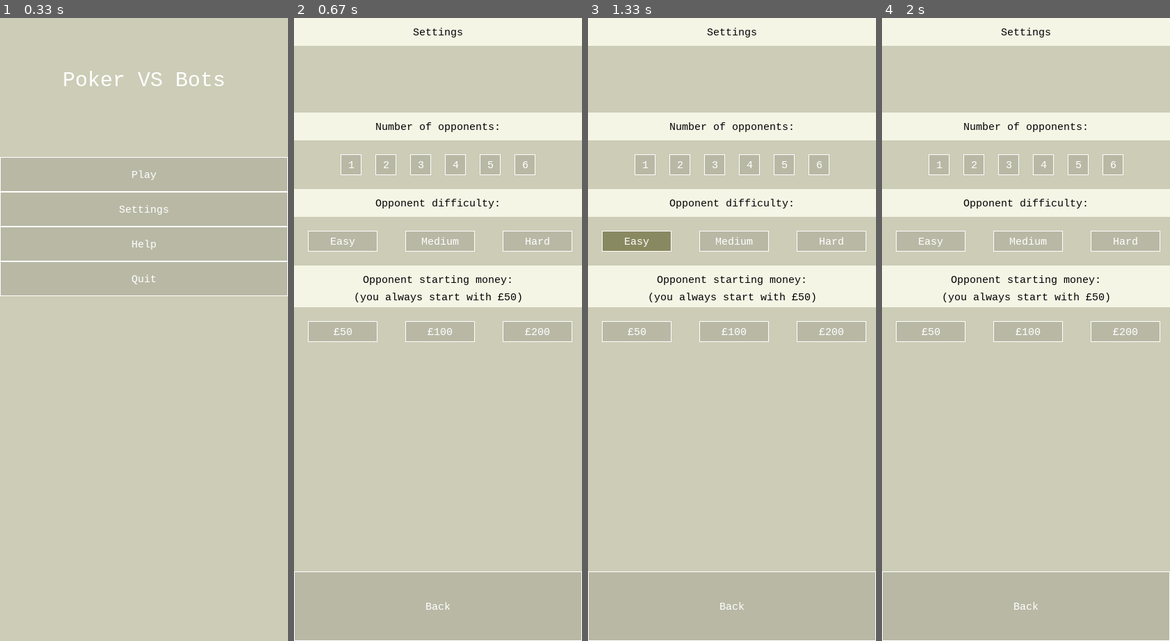
Above: before the commit, frames 1-4 (left to right).
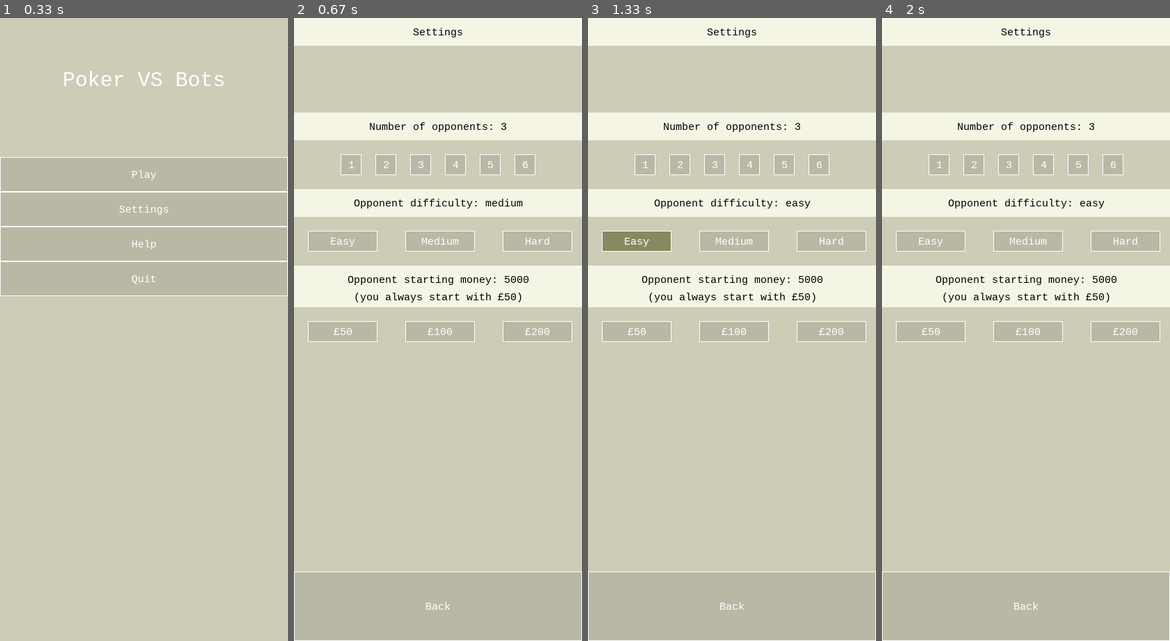
Above: after the commit, the same moments.

Repository: jmsyuen/nea
Game: pygame game, started from pygametest.py
Two runs of this game, one before a commit and one after it. Both use one fixed random seed, a clock stepped at 60 frames per second and the inputs below.
Inputs (mouse positions are in pixels of both pictures, inside the frame that each line leads up to):
- Up to frame 1 (0.33 s): no input
- Up to frame 2 (0.67 s): click "Settings" at 0.38 s
- Up to frame 3 (1.33 s): click (662, 335) at 0.88 s; click (642, 236) at 1.22 s
- Up to frame 4 (2 s): click (1129, 547) at 1.55 s

Frame 1 is identical in both runs. In frame 2, 1.0% of the frame differs, in the area x 18-82%, y 16-43%; in frame 3, 1.0%; in frame 4, 1.0%.

Commit message:
settings page finished indicated settings to show defaults and updates to show when pressed all settings buttons work

Diff:
--- a/pygametest.py
+++ b/pygametest.py
@@ -33,8 +33,11 @@
     self.button_border_colour = self.WHITE
     self.button_border_width = 1
 
+    #default values
     self.menu = "main menu"
-
+    self.opponents = 3
+    self.bot_starting_chips = 5000
+    self.difficulty = "medium"
 
     # start pygame window
     self.screen = pygame.display.set_mode((self.WIDTH, self.HEIGHT))
@@ -155,8 +158,22 @@
   def set_6_opponents(self):
     self.opponents = 6
 
-  def GetOpponents(self):
-    return self.opponents
+  def set_easy_difficulty(self):
+    self.difficulty = "easy"
+  def set_medium_difficulty(self):
+    self.difficulty = "medium"
+  def set_hard_difficulty(self):
+    self.difficulty = "hard"
+
+  def set_5000_chips(self):
+    self.bot_starting_chips = 5000
+  def set_10000_chips(self):
+    self.bot_starting_chips = 10000
+  def set_20000_chips(self):
+    self.bot_starting_chips = 20000
+
+  def GetSettings(self):
+    return self.opponents, self.difficulty, self.bot_starting_chips
 
 
   def quit(self):
@@ -176,7 +193,6 @@
     pygame.display.flip()
 
 
-
   def help(self):
     self.menu = "help"
     self.ClearScreen()
@@ -194,7 +210,7 @@
     self.draw_button("Back", self.LIGHT_GREY, 0, self.HEIGHT - 100, 414, 100, self.MainMenu)
 
     #number of opponents
-    self.draw_text_box("Number of opponents:", self.BLACK, self.IVORY, 15, 0, self.HEIGHT - 760, 414, 40)
+    self.draw_text_box(f"Number of opponents: {self.opponents}", self.BLACK, self.IVORY, 15, 0, self.HEIGHT - 760, 414, 40)
     self.draw_button("1", self.LIGHT_GREY, 67, self.HEIGHT - 700, 30, 30, self.set_1_opponents)
     self.draw_button("2", self.LIGHT_GREY, 117, self.HEIGHT - 700, 30, 30, self.set_2_opponents)
     self.draw_button("3", self.LIGHT_GREY, 167, self.HEIGHT - 700, 30, 30, self.set_3_opponents)
@@ -202,16 +218,16 @@
     self.draw_button("5", self.LIGHT_GREY, 267, self.HEIGHT - 700, 30, 30, self.set_5_opponents)
     self.draw_button("6", self.LIGHT_GREY, 317, self.HEIGHT - 700, 30, 30, self.set_6_opponents)
     #bot difficulty
-    self.draw_text_box("Opponent difficulty:", self.BLACK, self.IVORY, 15, 0, self.HEIGHT - 650, 414, 40)
-    self.draw_button("Easy", self.LIGHT_GREY, 20, self.HEIGHT - 590, 100, 30, self.blank)
-    self.draw_button("Medium", self.LIGHT_GREY, 160, self.HEIGHT - 590, 100, 30, self.blank)
-    self.draw_button("Hard", self.LIGHT_GREY, 300, self.HEIGHT - 590, 100, 30, self.blank)
+    self.draw_text_box(f"Opponent difficulty: {self.difficulty}", self.BLACK, self.IVORY, 15, 0, self.HEIGHT - 650, 414, 40)
+    self.draw_button("Easy", self.LIGHT_GREY, 20, self.HEIGHT - 590, 100, 30, self.set_easy_difficulty)
+    self.draw_button("Medium", self.LIGHT_GREY, 160, self.HEIGHT - 590, 100, 30, self.set_medium_difficulty)
+    self.draw_button("Hard", self.LIGHT_GREY, 300, self.HEIGHT - 590, 100, 30, self.set_hard_difficulty)
     #buy in value
-    self.draw_text_box("Opponent starting money:", self.BLACK, self.IVORY, 15, 0, self.HEIGHT - 540, 414, 40)
+    self.draw_text_box(f"Opponent starting money: {self.bot_starting_chips}", self.BLACK, self.IVORY, 15, 0, self.HEIGHT - 540, 414, 40)
     self.draw_text_box("(you always start with £50)", self.BLACK, self.IVORY, 15, 0, self.HEIGHT - 510, 414, 30)
-    self.draw_button("£50", self.LIGHT_GREY, 20, self.HEIGHT - 460, 100, 30, self.blank)
-    self.draw_button("£100", self.LIGHT_GREY, 160, self.HEIGHT - 460, 100, 30, self.blank)
-    self.draw_button("£200", self.LIGHT_GREY, 300, self.HEIGHT - 460, 100, 30, self.blank)
+    self.draw_button("£50", self.LIGHT_GREY, 20, self.HEIGHT - 460, 100, 30, self.set_5000_chips)
+    self.draw_button("£100", self.LIGHT_GREY, 160, self.HEIGHT - 460, 100, 30, self.set_10000_chips)
+    self.draw_button("£200", self.LIGHT_GREY, 300, self.HEIGHT - 460, 100, 30, self.set_20000_chips)
 
 
     pygame.display.flip()
@@ -383,7 +399,7 @@
     #dynamic variables to be udpated
     self.update_pot(20.00)
     self.draw_text_box("Chips: £50.00", self.BLACK, self.IVORY, 15, 15 + self.BIG_CARD_WIDTH*2, self.HEIGHT - 255, 140, 30)
-
+    #fetch settings when new game is started
 
     self.fold_all_in(500)
     self.show_winners(["player_1", "player_3"], "Three of kind", 6)
